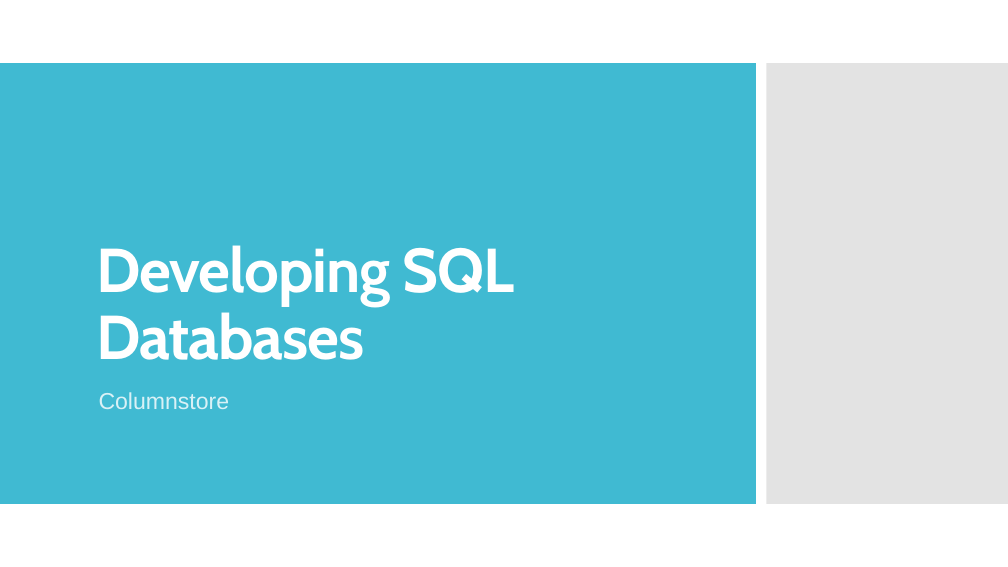
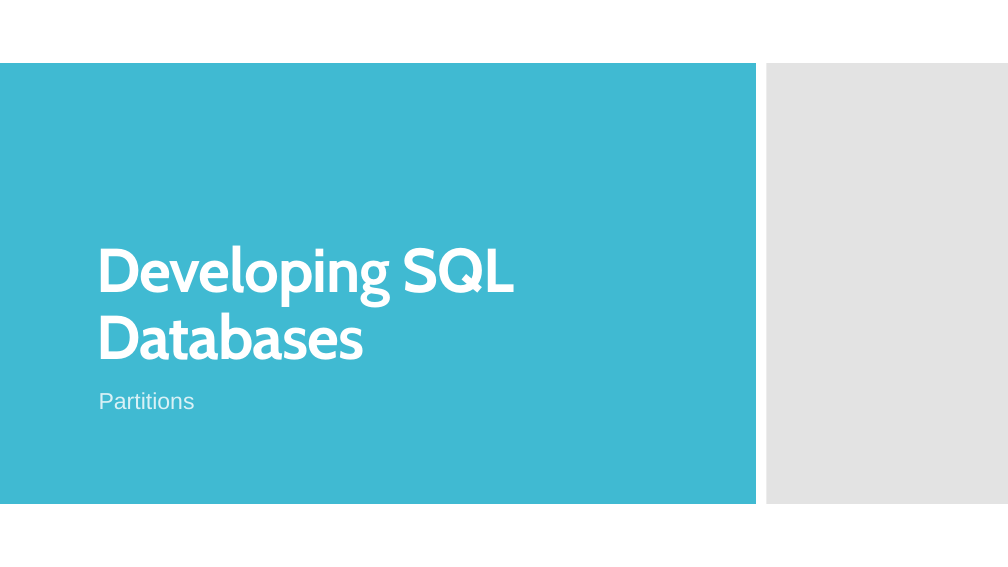
Before and after one commit to TKostyrka/70762DevSQLDB, a slide deck: slide 1 of DEVSQL_05_ColumnStoreIndex/DEVSQL_05A_Partitions.pptx. Drawn at 1008x567 pixels with LibreOffice and Linux fonts; fonts in the diff are those of the drawing. Boxes give left, top, right and bottom in pixels: in the first picture for what was removed or moved away, otherwise in the second. Text is boxed around its words. In the diff, an @@ line names an element or a change of style, - is before the commit and + after.

```diff
--- a/DEVSQL_05_ColumnStoreIndex/DEVSQL_05A_Partitions.pptx
+++ b/DEVSQL_05_ColumnStoreIndex/DEVSQL_05A_Partitions.pptx
@@ subtitle at (99, 392, 195, 409): text changed @@
-Columnstore
+Partitions
```
Also in this commit, not shown: 6 other slides changed, 8 slides added, 5 slides removed.
